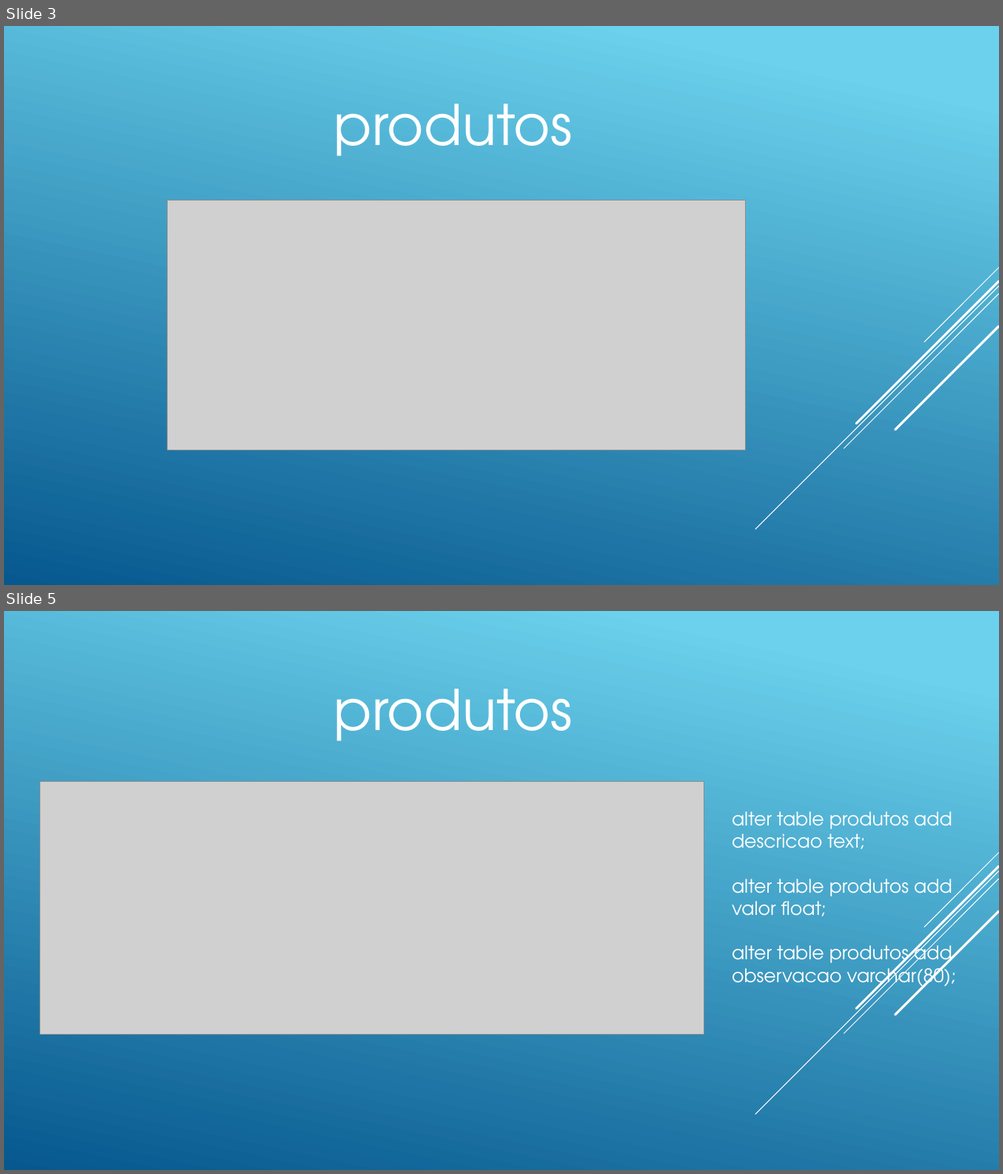
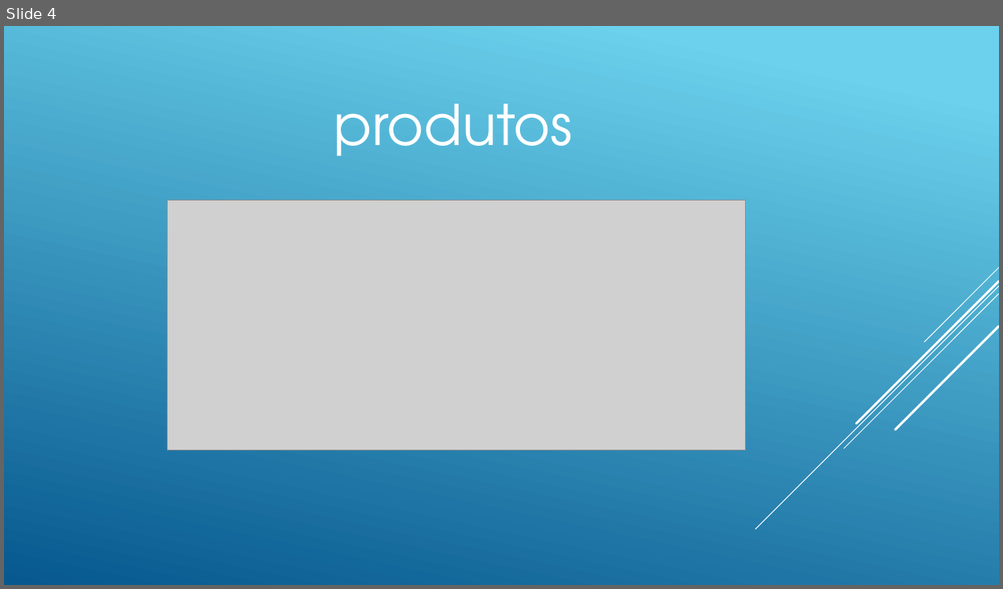
Before and after one commit to andreneves/BDII, a slide deck: BDIIA03.pptx. Shown one above the other, each under a label of ours: slides 3 and 5 before the commit, slide 4 after it; the slides between them are not shown. The pictures are 1003x1174 and 1003x589 pixels, drawn with LibreOffice and Linux fonts; fonts in the diff are those of the drawing; grey boxes stand for pictures. Boxes give left, top, right and bottom in pixels: in the first picture for what was removed or moved away, otherwise in the second. Text is boxed around its words. In the diff, an @@ line names an element or a change of style, - is before the commit and + after.

```diff
--- a/BDIIA03.pptx
+++ b/BDIIA03.pptx
@@ slide 5 removed at (x1=4, y1=611, x2=999, y2=1170), background gradient #6ED2EB to #06588E; not listed: 5 template elements that a slide beside it also shows @@
@@ text removed at (x1=334, y1=689, x2=572, y2=741) @@
-produtos
@@ picture removed at (x1=40, y1=782, x2=704, y2=1035) @@
@@ text removed at (x1=731, y1=812, x2=956, y2=991) @@
-alter table produtos add descricao text;
-alter table produtos add valor float;
-alter table produtos add observacao varchar(80);
@@ what was slide 3 is now slide 4 @@
```
Also in this commit, not shown: 1 slide changed, 6 slides added, 2 other slides removed, 1 other file.
